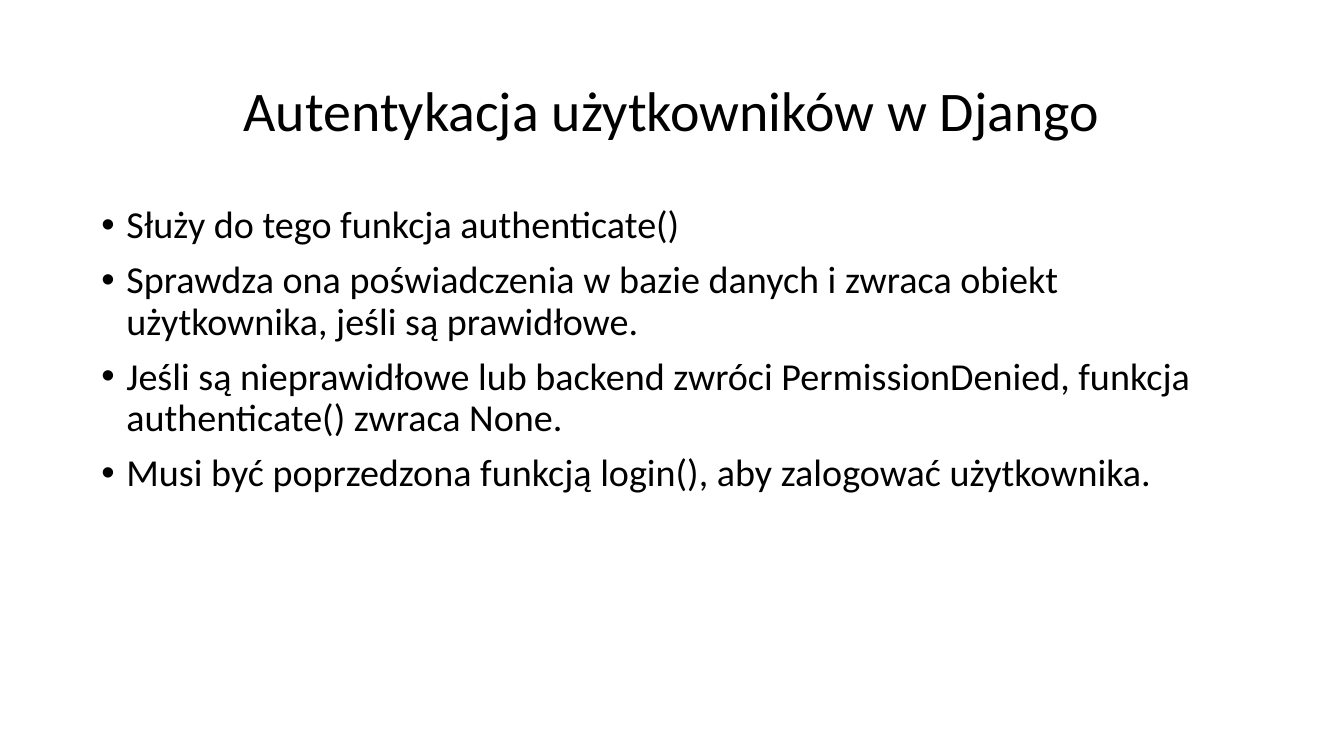
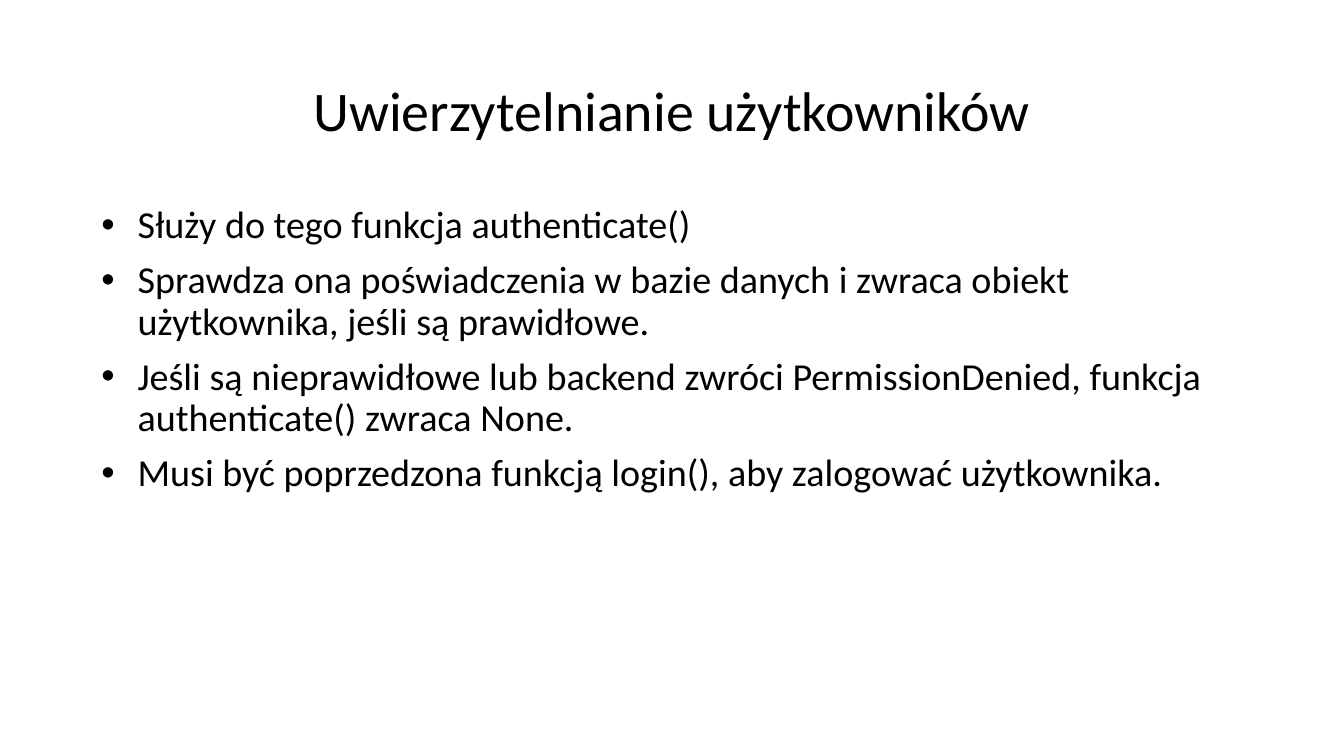
Before and after one commit to mpedziwiatr02/JPWP-User-Registration, a slide deck: slide 18 of PRESENTATION.odp. Drawn at 1344x756 pixels with LibreOffice and Linux fonts; fonts in the diff are those of the drawing; background and template pictures are left out. Boxes give left, top, right and bottom in pixels: in the first picture for what was removed or moved away, otherwise in the second. Text is boxed around its words. In the diff, an @@ line names an element or a change of style, - is before the commit and + after.

```diff
--- a/PRESENTATION.odp
+++ b/PRESENTATION.odp
@@ title at box(313, 92, 1029, 140): text changed @@
-Autentykacja użytkowników w Django
+Uwierzytelnianie użytkowników
@@ text "Służy do tego funkcja authenticate()" at box(138, 210, 1201, 493): indent changed @@
```
Also in this commit, not shown: 18 other slides changed.
